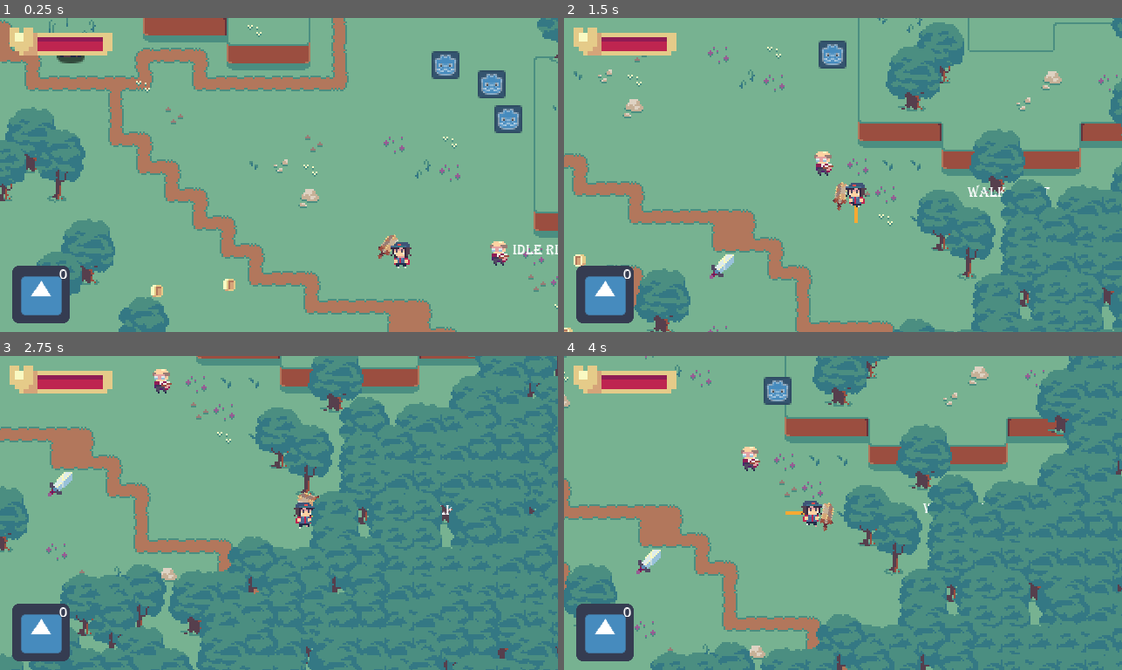
Above: before the commit, frames 1-4 (two rows, left to right).
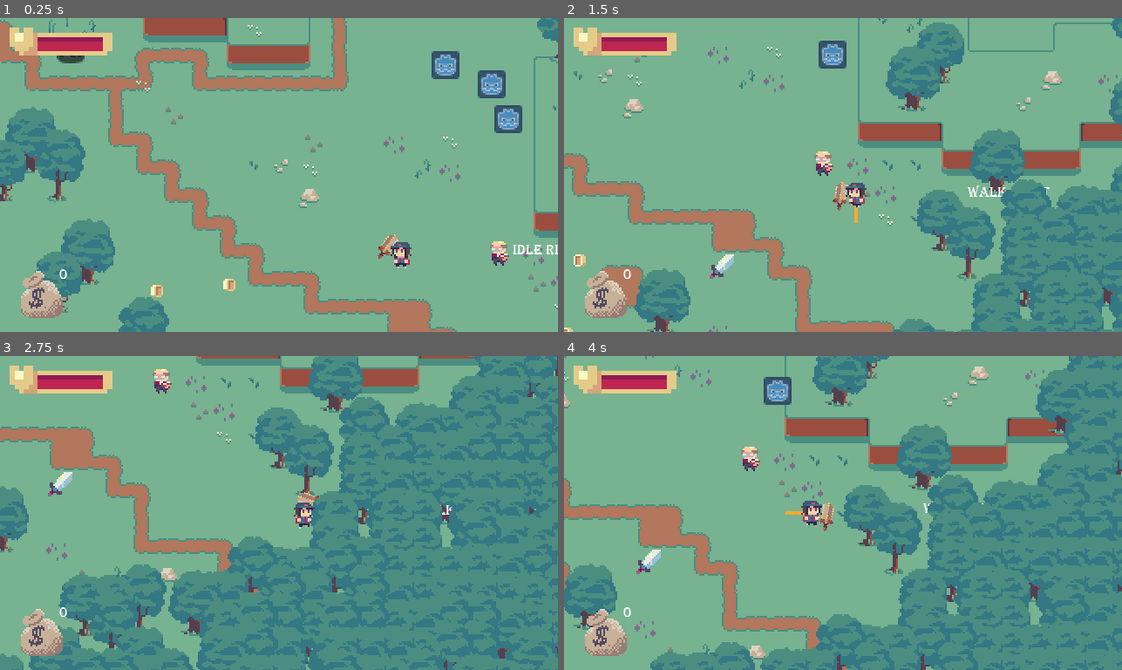
Above: after the commit, the same moments.

Repository: OceanBoy612/SimpleRPG
Game: Godot game, scene res://Code/Maps/Map1.tscn
Two runs of this game, one before a commit and one after it. Both use one fixed random seed, a clock stepped at 60 frames per second and the inputs below. The engine's default icon, where the game draws it, is replaced by a stand-in: a white triangle on a blue panel in a dark square.
Inputs (mouse positions are in pixels of both pictures, inside the frame that each line leads up to):
- Up to frame 1 (0.25 s): no input
- Up to frame 2 (1.5 s): tap Enter (ui_accept) at 0.5, 0.77 s; move the mouse to (965, 159) at 0.52 s; hold Right (ui_right) 0.53-1.28 s; hold Q (drink_potion) 0.53-1.28 s; click (965, 159) at 0.6 s; move the mouse to (731, 190) at 1.27 s; hold Down (ui_down) from 1.28 s (still down); tap Q (drink_potion) at 1.35 s
- Up to frame 3 (2.75 s): tap Enter (ui_accept) at 1.52 s; click (167, 528) at 1.55 s; move the mouse to (334, 443) at 2.02 s; release Down (ui_down) at 2.03 s; hold Right (ui_right) from 2.03 s (still down); hold Q (drink_potion) from 2.03 s (still down); click (334, 443) at 2.1 s
- Up to frame 4 (4 s): move the mouse to (815, 575) at 2.77 s; release Right (ui_right) at 2.78 s; release Q (drink_potion) at 2.78 s; hold Up (ui_up) 2.78-3.53 s; tap Shift (dash) at 2.85 s; tap Enter (ui_accept) at 3.02, 3.77 s; click (815, 575) at 3.05 s; move the mouse to (1010, 560) at 3.52 s; hold Left (ui_left) from 3.53 s (still down); hold Q (drink_potion) from 3.53 s (still down)

The runs differ from the first frame. In frame 1, 1.9% of the frame differs, in the area x 2-13%, y 78-98%; in frame 2, 1.9%; in frame 3, 1.9%; in frame 4, 1.9%.

Commit message:
Added animation when the player uses the health potion
removed flash_white when an entity heals

Diff:
--- /dev/null
+++ b/src/Art/SpriteFrame Resources/Heal_sprite_frames.tres
@@ -0,0 +1,39 @@
+[gd_resource type="SpriteFrames" load_steps=9 format=2]
+
+[ext_resource path="res://Art/~Sprites/Heal-Sheet.png" type="Texture" id=1]
+
+[sub_resource type="AtlasTexture" id=6]
+atlas = ExtResource( 1 )
+region = Rect2( 0, 0, 32, 32 )
+
+[sub_resource type="AtlasTexture" id=7]
+atlas = ExtResource( 1 )
+region = Rect2( 32, 0, 32, 32 )
+
+[sub_resource type="AtlasTexture" id=8]
+atlas = ExtResource( 1 )
+region = Rect2( 64, 0, 32, 32 )
+
+[sub_resource type="AtlasTexture" id=9]
+atlas = ExtResource( 1 )
+region = Rect2( 96, 0, 32, 32 )
+
+[sub_resource type="AtlasTexture" id=10]
+atlas = ExtResource( 1 )
+region = Rect2( 128, 0, 32, 32 )
+
+[sub_resource type="AtlasTexture" id=11]
+atlas = ExtResource( 1 )
+region = Rect2( 160, 0, 32, 32 )
+
+[sub_resource type="AtlasTexture" id=12]
+atlas = ExtResource( 1 )
+region = Rect2( 192, 0, 32, 32 )
+
+[resource]
+animations = [ {
+"frames": [ SubResource( 6 ), SubResource( 7 ), SubResource( 8 ), SubResource( 9 ), SubResource( 10 ), SubResource( 11 ), SubResource( 12 ), null ],
+"loop": false,
+"name": "default",
+"speed": 16.0
+} ]
--- a/src/Code/Character Controller/Player.tscn
+++ b/src/Code/Character Controller/Player.tscn
@@ -11,6 +11,7 @@
 [ext_resource path="res://Code/Items/Inventory.gd" type="Script" id=9]
 [ext_resource path="res://Code/Items/Item.gd" type="Script" id=10]
 [ext_resource path="res://Code/Enemies/AttackArea.gd" type="Script" id=11]
+[ext_resource path="res://Art/~Sprites/Heal-Sheet.png" type="Texture" id=12]
 
 [sub_resource type="Resource" id=1]
 resource_name = "Health Potion x1"
@@ -28,13 +29,49 @@
 [sub_resource type="CircleShape2D" id=3]
 radius = 4.62669
 
-[sub_resource type="Curve2D" id=20]
+[sub_resource type="Curve2D" id=4]
 _data = {
 "points": PoolVector2Array( 4.04089, -1.77943, 0, 0, -43.071, 0.28064, 0, 0, 0, 0, -37.4671, 0.196152, -0.665425, -3.39694, 0.665425, 3.39694, -34.0939, 3.47017, 0, 0, 0, 0, -40.5427, 10.5143 )
 }
 
-[sub_resource type="RectangleShape2D" id=21]
+[sub_resource type="RectangleShape2D" id=5]
 extents = Vector2( 3.61358, 7.87783 )
+
+[sub_resource type="AtlasTexture" id=6]
+atlas = ExtResource( 12 )
+region = Rect2( 0, 0, 32, 32 )
+
+[sub_resource type="AtlasTexture" id=7]
+atlas = ExtResource( 12 )
+region = Rect2( 32, 0, 32, 32 )
+
+[sub_resource type="AtlasTexture" id=8]
+atlas = ExtResource( 12 )
+region = Rect2( 64, 0, 32, 32 )
+
+[sub_resource type="AtlasTexture" id=9]
+atlas = ExtResource( 12 )
+region = Rect2( 96, 0, 32, 32 )
+
+[sub_resource type="AtlasTexture" id=10]
+atlas = ExtResource( 12 )
+region = Rect2( 128, 0, 32, 32 )
+
+[sub_resource type="AtlasTexture" id=11]
+atlas = ExtResource( 12 )
+region = Rect2( 160, 0, 32, 32 )
+
+[sub_resource type="AtlasTexture" id=12]
+atlas = ExtResource( 12 )
+region = Rect2( 192, 0, 32, 32 )
+
+[sub_resource type="SpriteFrames" id=13]
+animations = [ {
+"frames": [ SubResource( 6 ), SubResource( 7 ), SubResource( 8 ), SubResource( 9 ), SubResource( 10 ), SubResource( 11 ), SubResource( 12 ), null ],
+"loop": false,
+"name": "default",
+"speed": 16.0
+} ]
 
 [node name="Player" type="KinematicBody2D"]
 collision_layer = 2
@@ -102,3 +139,8 @@
 DEBUG = true
 
 [node name="ItemAttractor" parent="." instance=ExtResource( 8 )]
+
+[node name="Heal" type="AnimatedSprite" parent="."]
+frames = SubResource( 13 )
+frame = 7
+playing = true
--- a/src/Code/Character Controller/player_controller.gd
+++ b/src/Code/Character Controller/player_controller.gd
@@ -34,6 +34,9 @@
 			if amt > 0:
 				kb.heal(5)
 				kb.inventory.change_amount("Health Potion", -1)
+				var heal: AnimatedSprite = kb.get_node_or_null("Heal")
+				if heal:
+					heal.frame = 0
 	if event.is_action_pressed("interact"):
 		if state == MOVE and kb.has_meta("interactable"):
 			var inter = kb.get_meta("interactable")
--- a/src/Code/Entities/CombatEntity.gd
+++ b/src/Code/Entities/CombatEntity.gd
@@ -86,7 +86,7 @@
 	health = clamp(health, 0, max_health)
 	emit_signal("health_changed", health, max_health)
 
-	if health > 0:
+	if health > 0 and amt > 0:
 		_flash_white()
 
 	if health <= 0:
--- a/src/Code/GUI/CoinCounter.tscn
+++ b/src/Code/GUI/CoinCounter.tscn
@@ -1,6 +1,6 @@
 [gd_scene load_steps=3 format=2]
 
-[ext_resource path="res://icon.png" type="Texture" id=1]
+[ext_resource path="res://Art/~Sprites/Moneybag.png" type="Texture" id=1]
 [ext_resource path="res://Code/GUI/CoinCounter.gd" type="Script" id=2]
 
 [node name="CoinCounter" type="Control"]
@@ -21,6 +21,9 @@
 margin_bottom = -5.19131
 texture = ExtResource( 1 )
 expand = true
+__meta__ = {
+"_edit_use_anchors_": false
+}
 
 [node name="Label" type="Label" parent="TextureRect"]
 margin_left = 26.2336
--- a/src/Code/Items/ItemAttractor.gd
+++ b/src/Code/Items/ItemAttractor.gd
@@ -35,7 +35,7 @@
 			to_remove.append(world_item)
 #			kb.emit_signal("coin_collected")
 			kb.inventory.add_item(world_item.item)
-			print("adding item", items_in_range)
+#			print("adding item", items_in_range)
 			world_item.queue_free()
 
 	for item in to_remove:
Not shown: 3 places in src/Code/Character Controller/Player.tscn that only renumber resources
